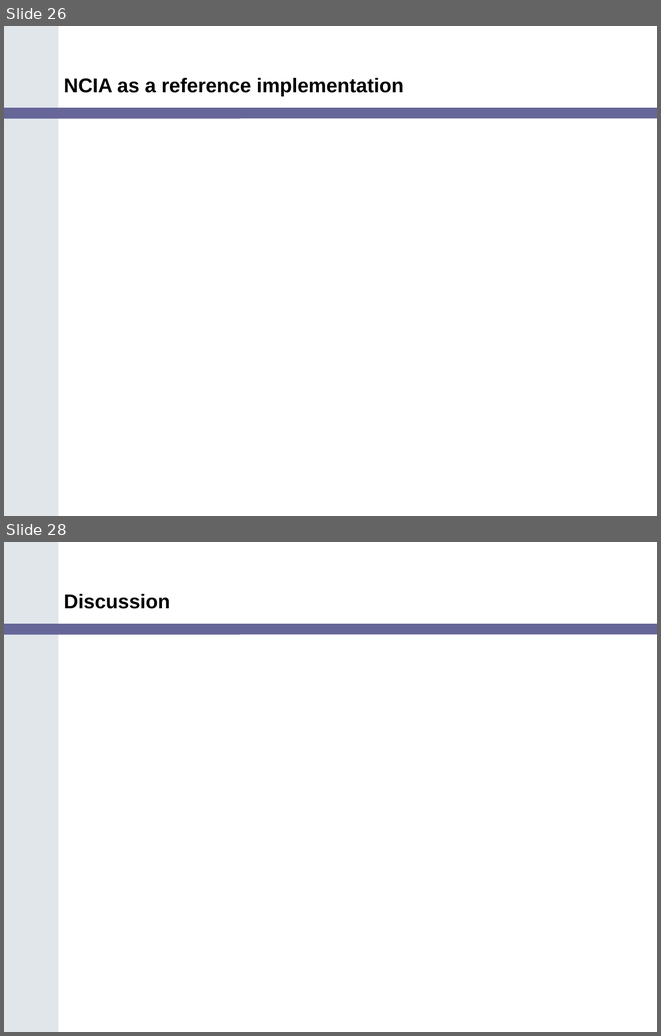
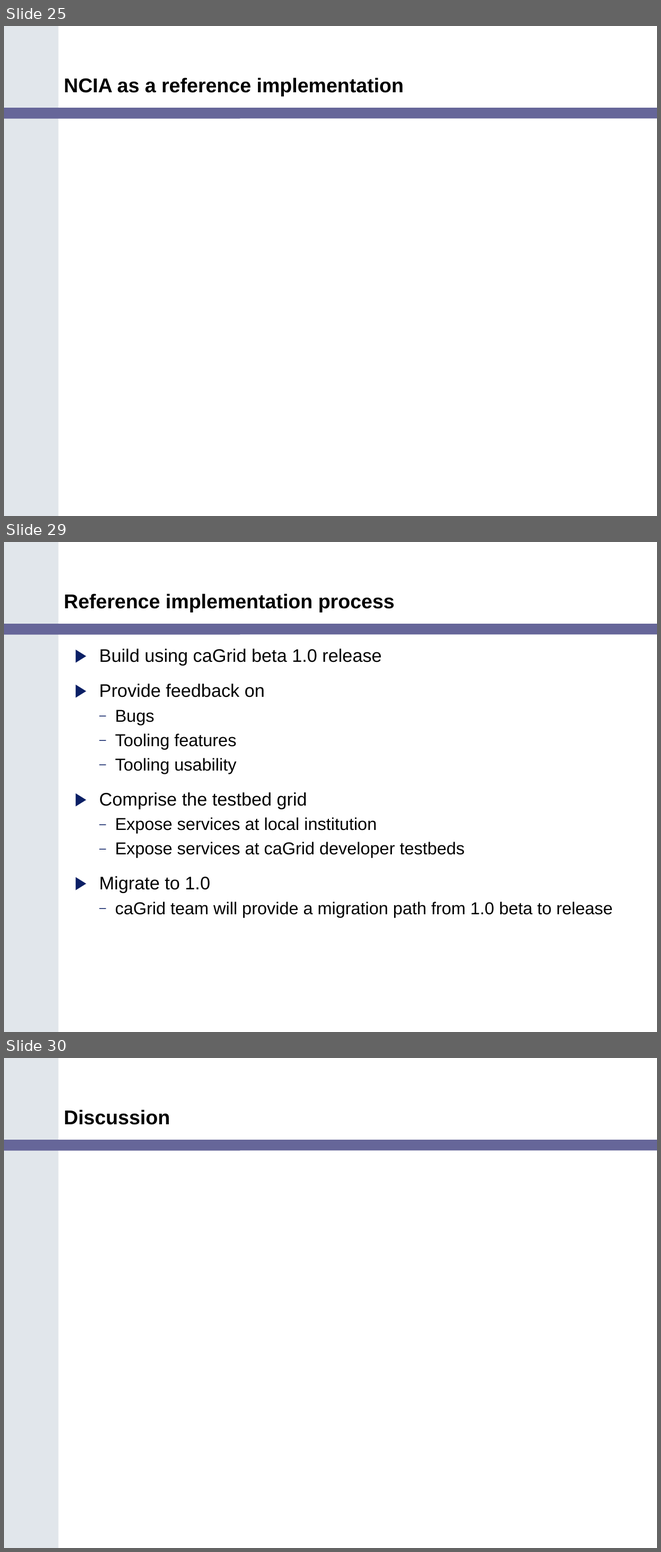
Before and after one commit to NCIP/cagrid-docs, a slide deck: presentations/200607_VCDE_ARCH/Ref_Impl_Arch_VCDE_2006_07.ppt. Shown one above the other, each under a label of ours: slides 26 and 28 before the commit, slides 25, 29 and 30 after it; the slides between them are not shown. The pictures are 661x1036 and 661x1552 pixels, drawn with LibreOffice and Linux fonts; fonts in the diff are those of the drawing; background and template pictures are left out. Boxes give left, top, right and bottom in pixels: in the first picture for what was removed or moved away, otherwise in the second. Text is boxed around its words. In the diff, an @@ line names an element or a change of style, - is before the commit and + after.

```diff
--- a/presentations/200607_VCDE_ARCH/Ref_Impl_Arch_VCDE_2006_07.ppt
+++ b/presentations/200607_VCDE_ARCH/Ref_Impl_Arch_VCDE_2006_07.ppt
@@ slide 29 added at (x1=4, y1=542, x2=657, y2=1032), background #FFFFFF; not listed: 2 template elements that a slide beside it also shows @@
@@ title added at (x1=64, y1=593, x2=395, y2=612), 22 pt, text #000000, bold @@
+Reference implementation process
@@ text added at (x1=99, y1=649, x2=612, y2=917), 19 pt, text #000000 @@
+▶ Build using caGrid beta 1.0 release
+▶ Provide feedback on
+  – Bugs
+  – Tooling features
+  – Tooling usability
+▶ Comprise the testbed grid
+  – Expose services at local institution
+  – Expose services at caGrid developer testbeds
+▶ Migrate to 1.0
+  – caGrid team will provide a migration path from 1.0 beta to release
@@ what was slide 26 is now slide 25 @@
@@ what was slide 28 is now slide 30 @@
```
Also in this commit, not shown: 8 slides changed, 6 other slides added, 5 slides removed.
